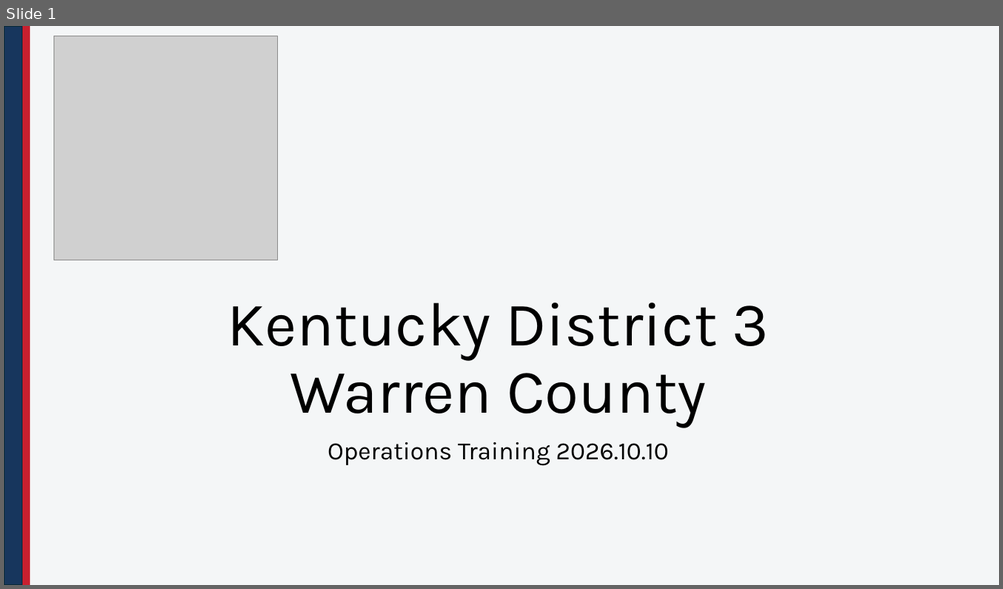
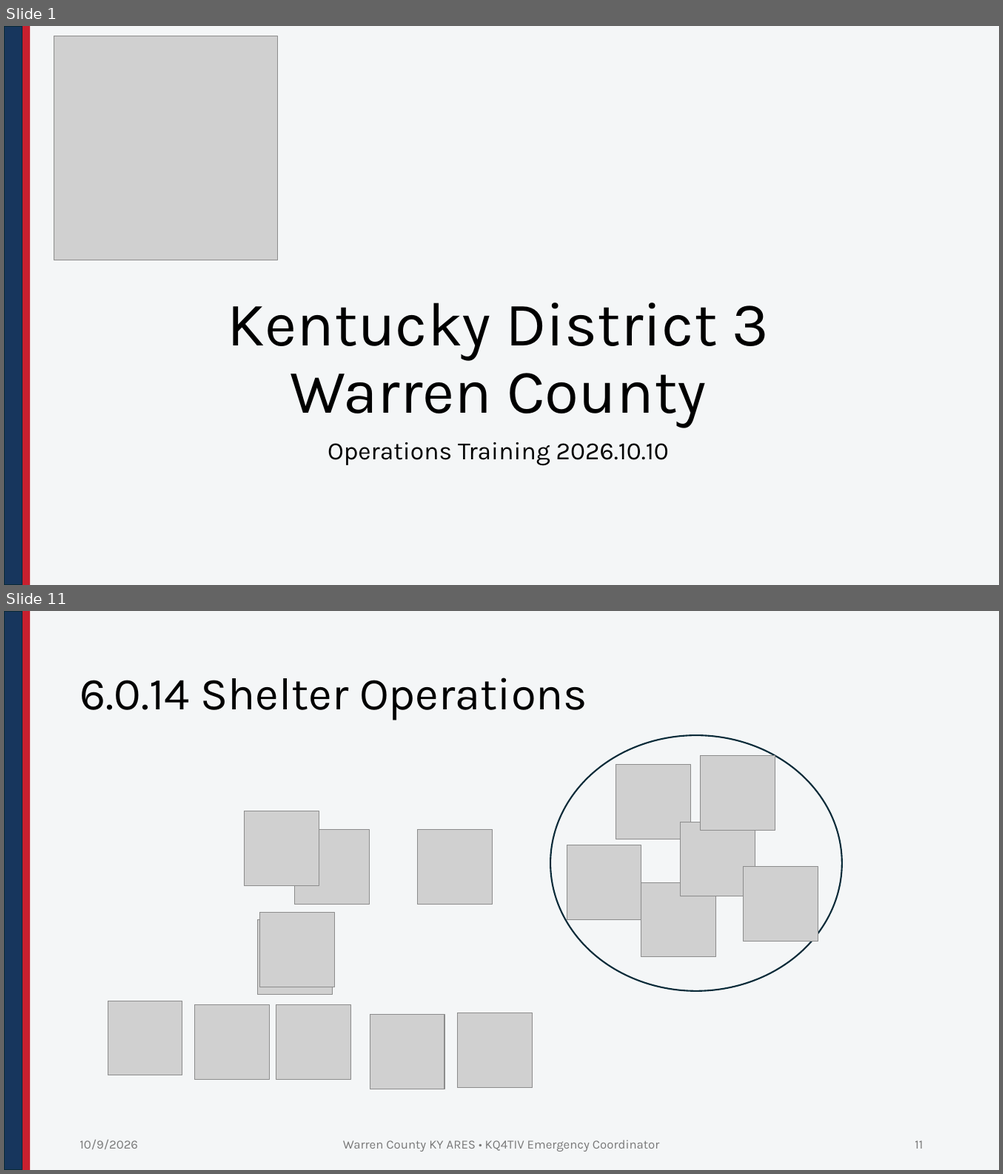
Before and after one commit to nathanielbutts/nathanielbutts.github.io, a slide deck: documents/training/Training_20261010.pptx. Shown one above the other, each under a label of ours: slide 1 before the commit, slides 1 and 11 after it; the slides between them are not shown. The pictures are 1003x589 and 1003x1174 pixels, drawn with LibreOffice and Linux fonts; fonts in the diff are those of the drawing; grey boxes stand for pictures; background and template pictures are left out. Boxes give left, top, right and bottom in pixels: in the first picture for what was removed or moved away, otherwise in the second. Text is boxed around its words. In the diff, an @@ line names an element or a change of style, - is before the commit and + after.

```diff
--- a/documents/training/Training_20261010.pptx
+++ b/documents/training/Training_20261010.pptx
@@ slide 11 added at (4,611,999,1170), background #F4F6F7; not listed: 2 template elements that a slide beside it also shows @@
@@ title added at (79,678,587,721), 44 pt, text #000000 @@
+6.0.14 Shelter Operations
@@ group added at (550,735,842,991): 6 pictures, 1 ellipse @@
@@ picture added at (244,812,318,886) @@
@@ picture added at (295,829,370,904) @@
@@ picture added at (418,829,492,904) @@
@@ picture added at (258,920,333,994) @@
@@ picture added at (260,912,335,987) @@
@@ picture added at (108,1001,182,1076) @@
@@ picture added at (194,1005,269,1080) @@
@@ picture added at (276,1005,351,1080) @@
@@ picture added at (370,1014,444,1089) @@
@@ picture added at (458,1013,532,1088) @@
@@ text added at (79,1140,138,1150), 12 pt, text #797979 @@
+10/9/2026
@@ text added at (343,1140,660,1152), 12 pt, text #797979 @@
+Warren County KY ARES • KQ4TIV Emergency Coordinator
@@ page number added at (914,1141,922,1149), 12 pt, text #797979 @@
+11
```
Also in this commit, not shown: 1 slide changed, 10 other slides added, 2 other files.
